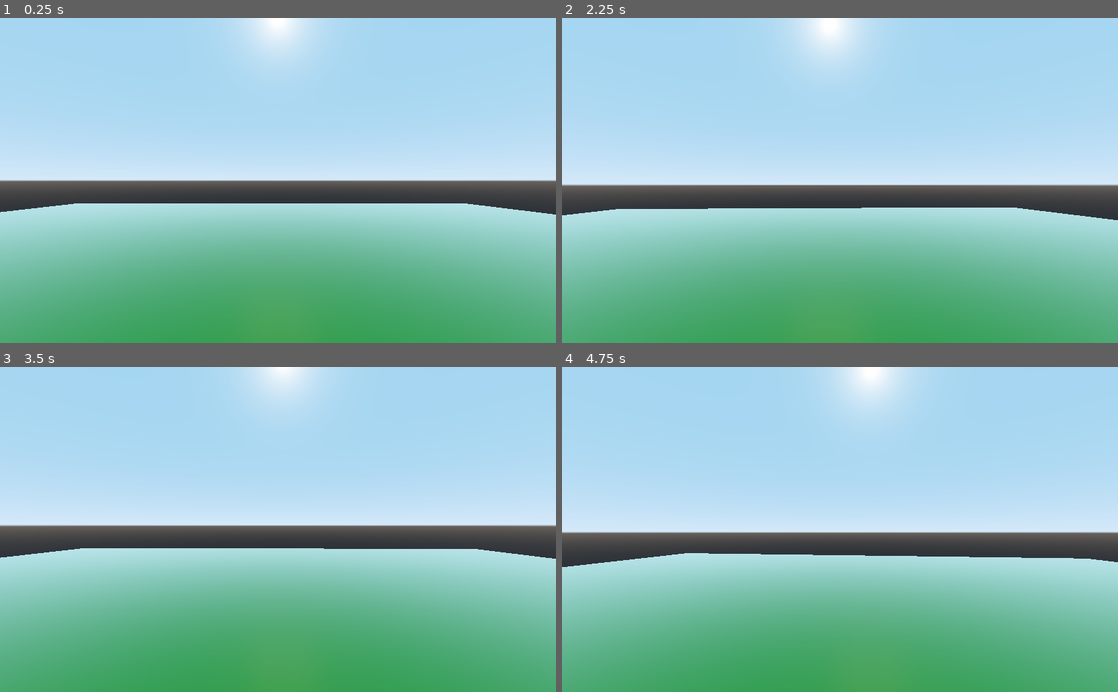
Above: before the commit, frames 1-4 (two rows, left to right).
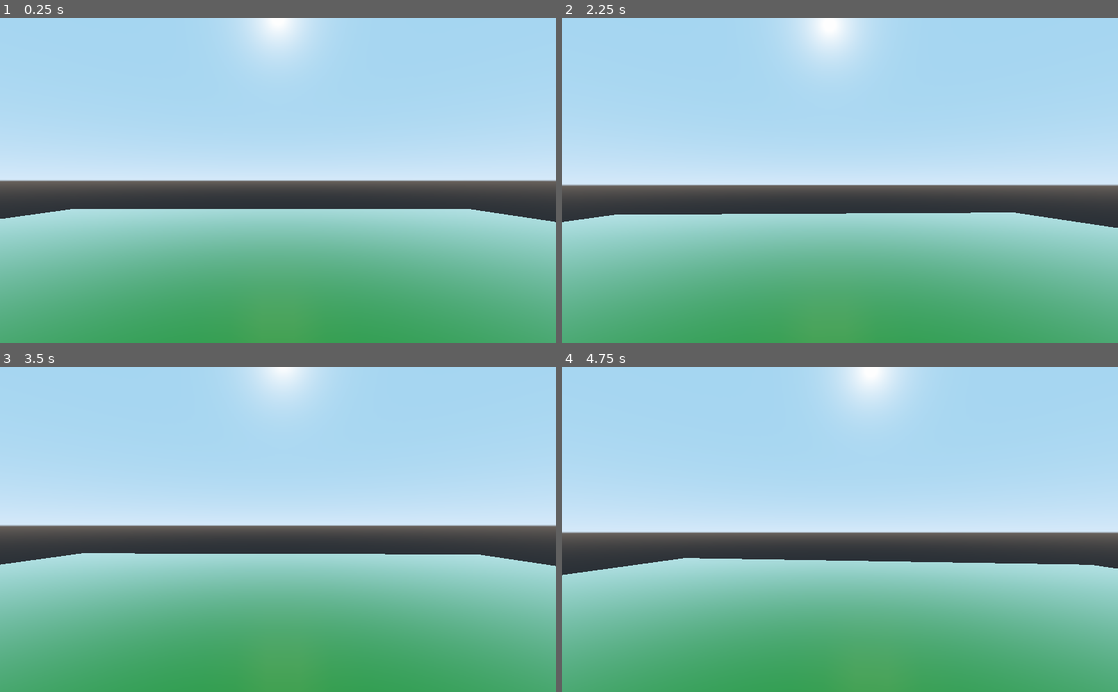
Above: after the commit, the same moments.

Repository: Pixeliceous/Sandboxy
Game: Godot game, scene res://Scenes/Room.tscn
Same seed, same stepped clock (60 frames per second), same inputs: the game is played once before the commit and once after it.
Inputs (mouse positions are in pixels of both pictures, inside the frame that each line leads up to):
- Up to frame 1 (0.25 s): no input
- Up to frame 2 (2.25 s): tap Enter at 0.5, 2 s; move the mouse to (867, 180) at 0.52 s; tap Space at 1.25 s; move the mouse to (812, 180) at 1.27 s; move the mouse to (851, 174) at 2.02 s
- Up to frame 3 (3.5 s): tap Space at 2.75 s; move the mouse to (272, 536) at 2.77 s
- Up to frame 4 (4.75 s): tap Enter at 3.5 s; move the mouse to (878, 532) at 3.52 s; tap Space at 4.25 s; move the mouse to (795, 526) at 4.27 s

The runs differ from the first frame. In frame 1, 1.8% of the frame differs, in the area x 0-100%, y 57-63%; in frame 2, 1.8%; in frame 3, 1.7%; in frame 4, 1.8%, in the area x 0-100%, y 57-65%.

Commit message:
Player camera is no longer clipped by the player object.

Diff:
--- a/source/Scenes/Player.tscn
+++ b/source/Scenes/Player.tscn
@@ -20,4 +20,4 @@
 [node name="Head" type="Spatial" parent="."]
 
 [node name="Camera" type="Camera" parent="Head"]
-transform = Transform( 1, 0, 0, 0, 1, 0, 0, 0, 1, 0, 1.11534, 0 )
+transform = Transform( 1, 0, 0, 0, 1, 0, 0, 0, 1, 0, 1.62974, -0.339936 )
